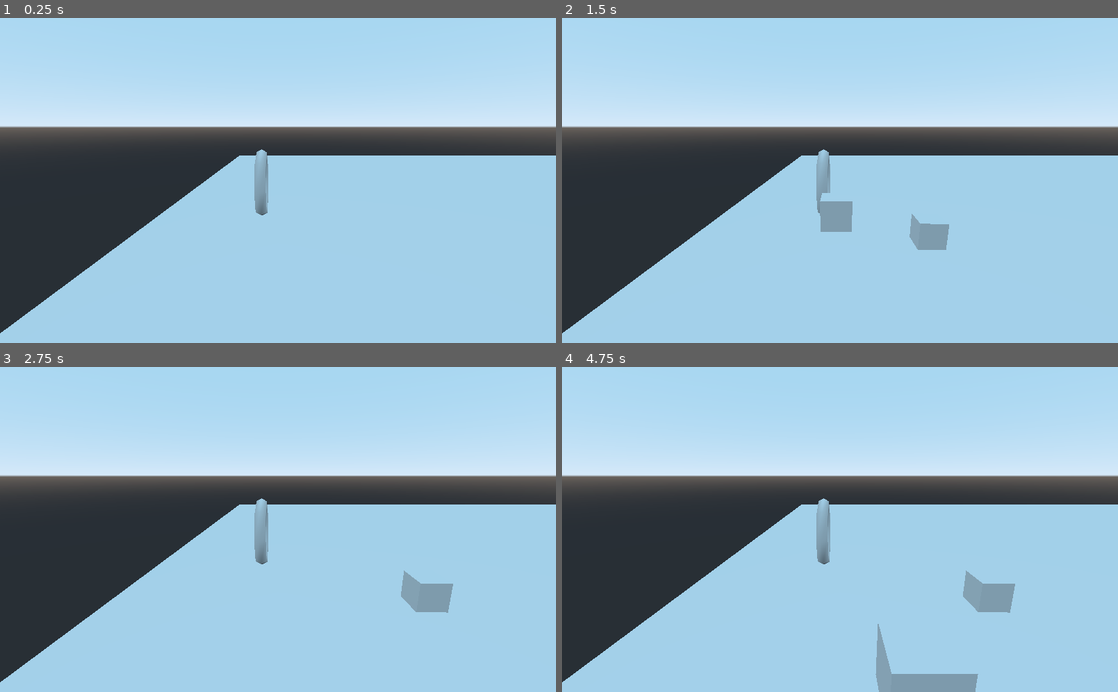
Above: before the commit, frames 1-4 (two rows, left to right).
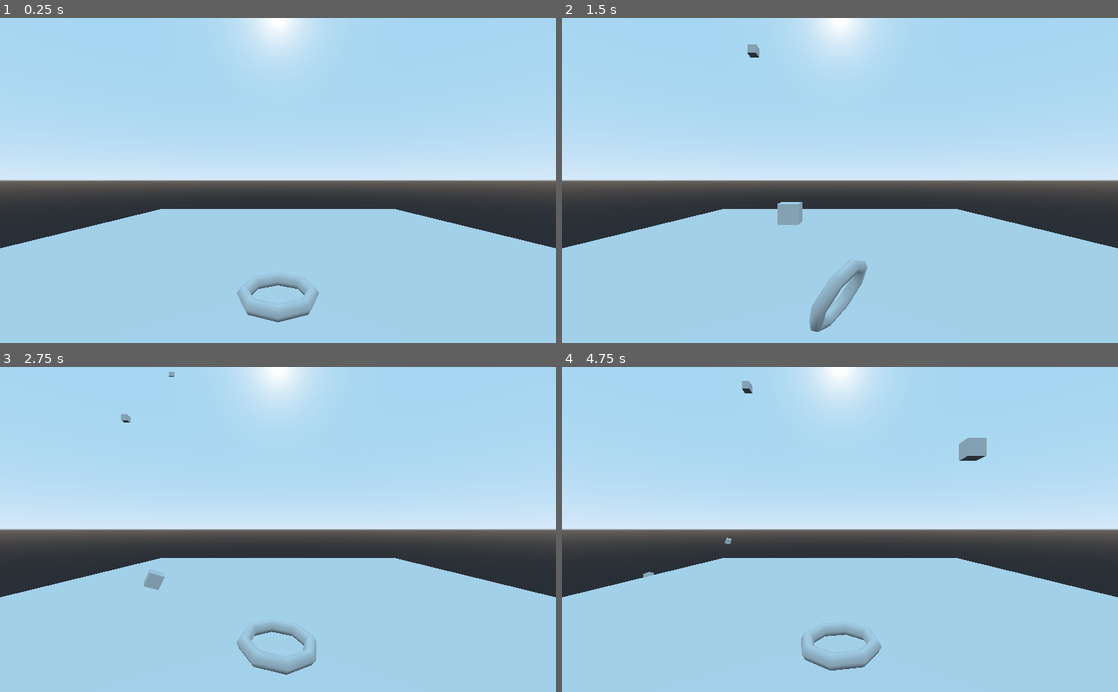
Above: after the commit, the same moments.

Repository: PandorasGit/P3-paroberts
Game: Godot game, scene res://World/World.tscn
Same seed, same stepped clock (60 frames per second), same inputs: the game is played once before the commit and once after it.
Inputs:
- Up to frame 1 (0.25 s): no input
- Up to frame 2 (1.5 s): tap Enter at 0.5 s; hold D (yaw_right) 0.53-1.28 s; tap Space (shoot) at 0.6, 1.35 s; hold S (pitch_down) from 1.28 s (still down)
- Up to frame 3 (2.75 s): release S (pitch_down) at 2.03 s; hold D (yaw_right) from 2.03 s (still down); tap Space (shoot) at 2.1 s
- Up to frame 4 (4.75 s): release D (yaw_right) at 2.78 s; hold W (pitch_up) 2.78-3.53 s; tap Space (shoot) at 2.85, 3.6, 4.35 s; hold A (yaw_left) from 3.53 s (still down)

The runs differ from the first frame. In frame 1, 37% of the frame differs, in the area x 0-100%, y 0-98%; in frame 2, 38%; in frame 3, 38%; in frame 4, 39%, in the area x 0-100%, y 0-100%.

Commit message:
Allow launcher rotation

Diff:
--- a/project/Launcher/Launcher.gd
+++ b/project/Launcher/Launcher.gd
@@ -3,33 +3,54 @@
 
 
 var _has_launched := false
-
-var _impulse :=  -10
+var _impulse := -50
+var _angle_y := 0.0
+var _angle_x := 0.0
+var _rotation_speed := 10
 var _velocity := Vector3(0, 0, _impulse)
+var _direction := Vector3(90,0,0)
 
 onready var projectile := load("res://Projectile/Projectile.tscn")
+onready var _retical := get_node("Retical")
 
 
 func _physics_process(_delta) -> void:
+	_retical.global_rotation = _direction
+	#set_rotation(_direction)
+	_direction = _aim()
 
-	_velocity += _aim()
-	print(_velocity)
 	if not _has_launched and Input.is_action_just_pressed("shoot"):
 		var new_projectile = projectile.instance()
 		add_child(new_projectile)
-		new_projectile.apply_impulse(Vector3.ZERO, _velocity)
+		var x_impulse :=  Vector3(0, 0, _impulse).rotated(Vector3.UP , _angle_x)
+		var y_impulse := Vector3(0, 0, _impulse).rotated(Vector3.LEFT , (_angle_y - TAU/4))
+		var new_impulse = x_impulse + y_impulse
+		new_projectile.fire(new_impulse)
 		_has_launched = true
 	_has_launched = false
 
+func _aim() -> Vector3:
+	_yaw()
+	_pitch()
+	_limit_rotation()
+	return Vector3(-_angle_y, _angle_x, 0)
 
-func _aim() -> Vector3:
-	var y_component := _pitch()
-	var x_component := _yaw()
-	return Vector3(x_component, -y_component, 0)
 
 #Pitch and yaw are terms for rotating in 3D. Pitch is rotating along the x axis, Yaw is along the Y.
-func _pitch() -> float:
-	return Input.get_axis("pitch_up", "pitch_down")
+func _pitch() -> void:
+	_angle_y += Input.get_axis("pitch_up", "pitch_down") / _rotation_speed
 
-func _yaw() -> float:
-	return Input.get_axis("yaw_left", "yaw_right")
+
+func _yaw() -> void:
+	_angle_x += Input.get_axis("yaw_left", "yaw_right") / _rotation_speed
+
+
+func _limit_rotation() -> void:
+	if _angle_y > 3:
+		 _angle_y = 3
+	elif _angle_y < 0:
+		_angle_y = 0
+	if _angle_x > 1:
+		 _angle_x = 1
+	elif _angle_x < -1:
+		_angle_x = -1
--- a/project/Launcher/Launcher.tscn
+++ b/project/Launcher/Launcher.tscn
@@ -6,4 +6,3 @@
 script = ExtResource( 1 )
 
 [node name="Retical" type="CSGTorus" parent="."]
-transform = Transform( 1, 0, 0, 0, -4.37114e-08, -1, 0, 1, -4.37114e-08, 0, 0, 0 )
--- /dev/null
+++ b/project/Projectile/Projectile.gd
@@ -0,0 +1,5 @@
+extends RigidBody
+
+
+func fire(impulse: Vector3) -> void:
+	apply_impulse(Vector3.ZERO, impulse)
--- a/project/Projectile/Projectile.tscn
+++ b/project/Projectile/Projectile.tscn
@@ -1,8 +1,11 @@
-[gd_scene load_steps=2 format=2]
+[gd_scene load_steps=3 format=2]
+
+[ext_resource path="res://Projectile/Projectile.gd" type="Script" id=1]
 
 [sub_resource type="BoxShape" id=1]
 
 [node name="Projectile" type="RigidBody"]
+script = ExtResource( 1 )
 
 [node name="CSGBox" type="CSGBox" parent="."]
 
--- a/project/World/World.tscn
+++ b/project/World/World.tscn
@@ -12,9 +12,9 @@
 mesh = SubResource( 1 )
 
 [node name="Pivot" type="Spatial" parent="."]
-transform = Transform( -4.37114e-08, -0.224934, 0.974374, 0, 0.974374, 0.224934, -1, 9.83218e-09, -4.25912e-08, 19.8791, 9.48368, 38.2924 )
+transform = Transform( 1, 0, 0, 0, 1, 0, 0, 0, 1, 0, 13.2176, 56.5861 )
 
 [node name="Camera" type="Camera" parent="Pivot"]
 
 [node name="Launcher" parent="." instance=ExtResource( 1 )]
-transform = Transform( 1, 0, 0, 0, 1, 0, 0, 0, 1, 0, 4.62628, 39.691 )
+transform = Transform( 1, 0, 0, 0, 1, 0, 0, 0, 1, 0, 5, 39.691 )
